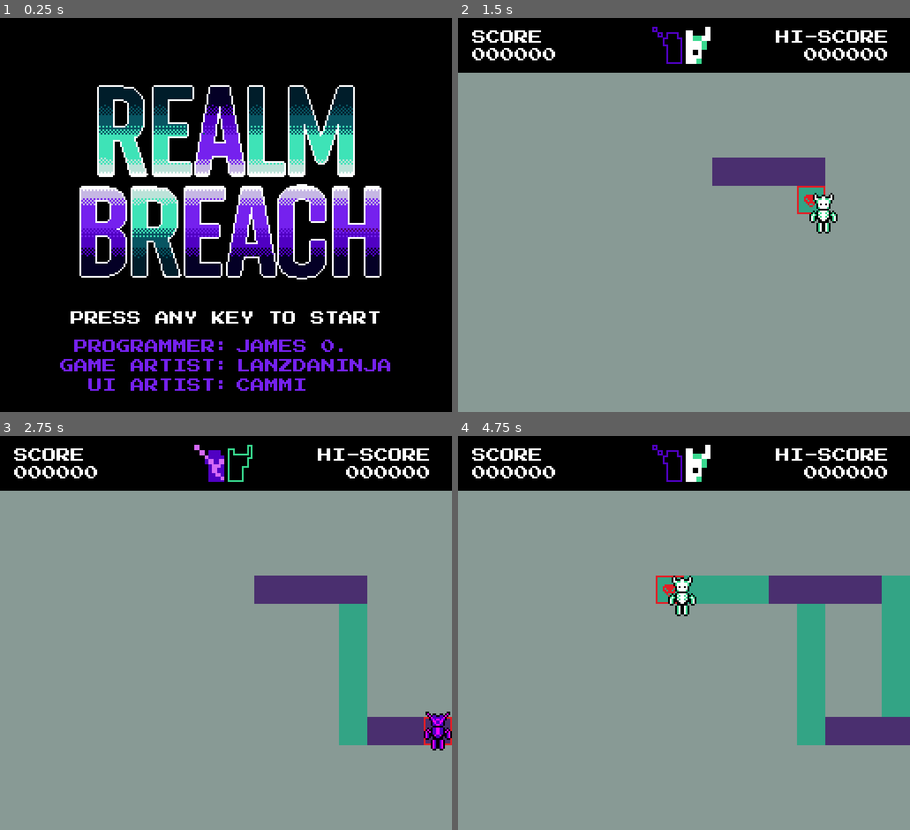
Above: before the commit, frames 1-4 (two rows, left to right).
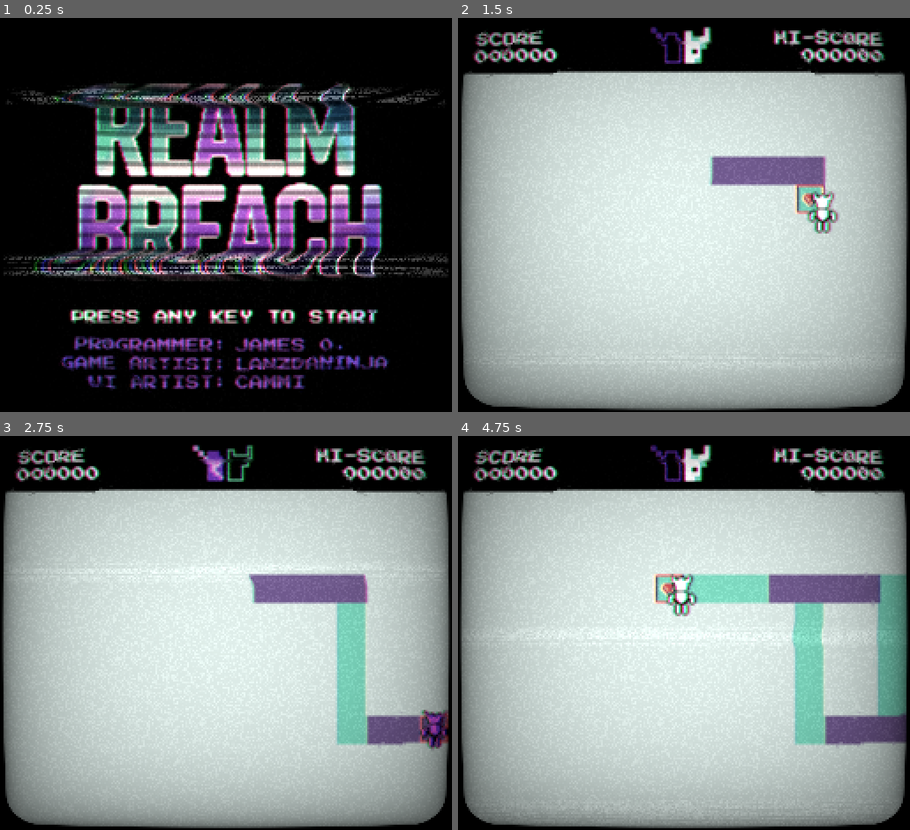
Above: after the commit, the same moments.

Repository: jduhking/replacer
Game: Godot game, scene res://title_screen.tscn
Same seed, same stepped clock (60 frames per second), same inputs: the game is played once before the commit and once after it.
Inputs:
- Up to frame 1 (0.25 s): no input
- Up to frame 2 (1.5 s): tap Enter at 0.5 s; hold Right (ui_right) 0.53-1.28 s; tap X (toggle) at 0.6, 1.35 s; hold Down (ui_down) from 1.28 s (still down)
- Up to frame 3 (2.75 s): release Down (ui_down) at 2.03 s; hold Right (ui_right) from 2.03 s (still down); tap X (toggle) at 2.1 s
- Up to frame 4 (4.75 s): release Right (ui_right) at 2.78 s; hold Up (ui_up) 2.78-3.53 s; tap X (toggle) at 2.85, 3.6, 4.35 s; hold Left (ui_left) from 3.53 s (still down)

The runs differ from the first frame. In frame 1, 31% of the frame differs, in the area x 0-100%, y 16-95%; in frame 2, 78%; in frame 3, 78%; in frame 4, 79%, in the area x 0-100%, y 2-100%.

Commit message:
added crt effect

Diff:
--- a/UI/ui_manager.tscn
+++ b/UI/ui_manager.tscn
@@ -10,7 +10,7 @@
 metadata/_edit_vertical_guides_ = [128.0]
 
 [node name="CanvasLayer" type="CanvasLayer" parent="."]
-layer = 7
+layer = 3
 
 [node name="GameOverLabel" type="Label" parent="CanvasLayer"]
 visible = false
--- a/game.tscn
+++ b/game.tscn
@@ -1,10 +1,11 @@
-[gd_scene load_steps=8 format=4 uid="uid://d4lyudbejw7kj"]
+[gd_scene load_steps=10 format=4 uid="uid://d4lyudbejw7kj"]
 
 [ext_resource type="PackedScene" uid="uid://mwf2y88ejmqg" path="res://player.tscn" id="1_80nbo"]
 [ext_resource type="Script" uid="uid://q600ufaexe26" path="res://game.gd" id="1_feb5d"]
 [ext_resource type="Texture2D" uid="uid://d52ik3w2n21y" path="res://tiles.png" id="2_e2o6t"]
 [ext_resource type="PackedScene" uid="uid://bq774yv1n86s5" path="res://spawner.tscn" id="4_fc0e3"]
 [ext_resource type="Script" uid="uid://8afsmfocieow" path="res://main_camera.gd" id="5_7jktm"]
+[ext_resource type="Shader" uid="uid://t0vbrixogbrx" path="res://crt_shader.gdshader" id="6_ryrav"]
 
 [sub_resource type="TileSetAtlasSource" id="TileSetAtlasSource_feb5d"]
 texture = ExtResource("2_e2o6t")
@@ -251,6 +252,30 @@
 physics_layer_0/collision_layer = 1
 sources/0 = SubResource("TileSetAtlasSource_feb5d")
 
+[sub_resource type="ShaderMaterial" id="ShaderMaterial_eow3j"]
+shader = ExtResource("6_ryrav")
+shader_parameter/overlay = true
+shader_parameter/scanlines_opacity = 0.0
+shader_parameter/scanlines_width = 0.0
+shader_parameter/grille_opacity = 0.0
+shader_parameter/resolution = Vector2(256, 224)
+shader_parameter/pixelate = true
+shader_parameter/roll = true
+shader_parameter/roll_speed = 8.0
+shader_parameter/roll_size = 15.0
+shader_parameter/roll_variation = 1.8
+shader_parameter/distort_intensity = 0.0250000011875
+shader_parameter/noise_opacity = 0.1410000066975
+shader_parameter/noise_speed = 5.0
+shader_parameter/static_noise_intensity = 0.06
+shader_parameter/aberration = 0.03
+shader_parameter/brightness = 1.4
+shader_parameter/discolor = true
+shader_parameter/warp_amount = 0.14400000684
+shader_parameter/clip_warp = false
+shader_parameter/vignette_intensity = 0.4
+shader_parameter/vignette_opacity = 0.5
+
 [node name="Game" type="Node2D"]
 script = ExtResource("1_feb5d")
 
@@ -266,3 +291,13 @@
 [node name="Camera2D" type="Camera2D" parent="."]
 position = Vector2(128, 112)
 script = ExtResource("5_7jktm")
+
+[node name="CanvasLayer" type="CanvasLayer" parent="."]
+layer = 3
+
+[node name="ColorRect" type="ColorRect" parent="CanvasLayer"]
+z_index = 2
+material = SubResource("ShaderMaterial_eow3j")
+offset_right = 256.0
+offset_bottom = 224.0
+color = Color(0, 0, 0, 1)
--- a/title_screen.tscn
+++ b/title_screen.tscn
@@ -1,10 +1,60 @@
-[gd_scene load_steps=4 format=3 uid="uid://egt0i18ft1y4"]
+[gd_scene load_steps=7 format=3 uid="uid://egt0i18ft1y4"]
 
+[ext_resource type="Shader" uid="uid://t0vbrixogbrx" path="res://crt_shader.gdshader" id="1_05l2w"]
 [ext_resource type="Texture2D" uid="uid://cxmcnveyvk7gt" path="res://UI/UI_res/RM-title.png" id="1_ak2if"]
 [ext_resource type="Script" uid="uid://bfx3nb7hp6okn" path="res://title_screen.gd" id="1_ig5kc"]
 [ext_resource type="FontFile" uid="uid://x2wt4saifcs6" path="res://UI/UI_res/PressStart2P-Regular.ttf" id="2_ig5kc"]
 
+[sub_resource type="ShaderMaterial" id="ShaderMaterial_hafda"]
+shader = ExtResource("1_05l2w")
+shader_parameter/overlay = true
+shader_parameter/scanlines_opacity = 0.400000019
+shader_parameter/scanlines_width = 0.250000011875
+shader_parameter/grille_opacity = 0.3
+shader_parameter/resolution = Vector2(640, 360)
+shader_parameter/pixelate = true
+shader_parameter/roll = true
+shader_parameter/roll_speed = 8.0
+shader_parameter/roll_size = 15.0
+shader_parameter/roll_variation = 1.8
+shader_parameter/distort_intensity = 0.050000002375
+shader_parameter/noise_opacity = 0.400000019
+shader_parameter/noise_speed = 5.0
+shader_parameter/static_noise_intensity = 0.06
+shader_parameter/aberration = 0.03
+shader_parameter/brightness = 1.4
+shader_parameter/discolor = true
+shader_parameter/warp_amount = 1.0
+shader_parameter/clip_warp = false
+shader_parameter/vignette_intensity = 0.4
+shader_parameter/vignette_opacity = 0.5
+
+[sub_resource type="ShaderMaterial" id="ShaderMaterial_05l2w"]
+shader = ExtResource("1_05l2w")
+shader_parameter/overlay = true
+shader_parameter/scanlines_opacity = 0.4
+shader_parameter/scanlines_width = 0.25
+shader_parameter/grille_opacity = 0.3
+shader_parameter/resolution = Vector2(256, 224)
+shader_parameter/pixelate = true
+shader_parameter/roll = true
+shader_parameter/roll_speed = 8.0
+shader_parameter/roll_size = 15.0
+shader_parameter/roll_variation = 1.91300008760762
+shader_parameter/distort_intensity = 0.094000004465
+shader_parameter/noise_opacity = 0.4
+shader_parameter/noise_speed = 5.0
+shader_parameter/static_noise_intensity = 0.06
+shader_parameter/aberration = 0.03
+shader_parameter/brightness = 1.4
+shader_parameter/discolor = true
+shader_parameter/warp_amount = 0.22400001064
+shader_parameter/clip_warp = false
+shader_parameter/vignette_intensity = 0.4
+shader_parameter/vignette_opacity = 0.5
+
 [node name="TitleScreen" type="Control"]
+material = SubResource("ShaderMaterial_hafda")
 layout_mode = 3
 anchors_preset = 15
 anchor_right = 1.0
@@ -21,6 +71,7 @@
 color = Color(0, 0, 0, 1)
 
 [node name="VBoxContainer" type="VBoxContainer" parent="ColorRect"]
+use_parent_material = true
 layout_mode = 1
 anchors_preset = 8
 anchor_left = 0.5
@@ -36,16 +87,19 @@
 theme_override_constants/separation = 8
 
 [node name="Title" type="TextureRect" parent="ColorRect/VBoxContainer"]
+use_parent_material = true
 layout_mode = 2
 size_flags_horizontal = 4
 size_flags_vertical = 0
 texture = ExtResource("1_ak2if")
 
 [node name="MarginContainer" type="MarginContainer" parent="ColorRect/VBoxContainer"]
+use_parent_material = true
 layout_mode = 2
 theme_override_constants/margin_top = 0
 
 [node name="startText" type="Label" parent="ColorRect/VBoxContainer"]
+use_parent_material = true
 layout_mode = 2
 size_flags_horizontal = 4
 size_flags_vertical = 8
@@ -87,4 +141,11 @@
 CAMMI"
 vertical_alignment = 2
 
+[node name="ColorRect" type="ColorRect" parent="ColorRect"]
+material = SubResource("ShaderMaterial_05l2w")
+layout_mode = 0
+offset_right = 256.0
+offset_bottom = 256.0
+color = Color(0, 0, 0, 1)
+
 [connection signal="timeout" from="ColorRect/VBoxContainer/startText/Timer" to="." method="_on_timer_timeout"]
--- a/ui_manager.tscn
+++ b/ui_manager.tscn
@@ -1,59 +1,28 @@
-[gd_scene load_steps=5 format=3 uid="uid://hh7dlryhrm63"]
-
-[ext_resource type="Script" path="res://ui_manager.gd" id="1_1r2qi"]
-[ext_resource type="Shader" uid="uid://t0vbrixogbrx" path="res://crt_shader.gdshader" id="1_quu8p"]
-[ext_resource type="FontFile" path="res://PressStart2P-Regular.ttf" id="2_quu8p"]
-
-[sub_resource type="ShaderMaterial" id="ShaderMaterial_quu8p"]
-shader = ExtResource("1_quu8p")
-shader_parameter/overlay = false
-shader_parameter/scanlines_opacity = 0.4
-shader_parameter/scanlines_width = 0.25
-shader_parameter/grille_opacity = 0.3
-shader_parameter/resolution = Vector2(640, 480)
-shader_parameter/pixelate = true
-shader_parameter/roll = true
-shader_parameter/roll_speed = 8.0
-shader_parameter/roll_size = 15.0
-shader_parameter/roll_variation = 1.8
-shader_parameter/distort_intensity = 0.05
-shader_parameter/noise_opacity = 0.4
-shader_parameter/noise_speed = 5.0
-shader_parameter/static_noise_intensity = 0.06
-shader_parameter/aberration = 0.03
-shader_parameter/brightness = 1.4
-shader_parameter/discolor = true
-shader_parameter/warp_amount = 1.0
-shader_parameter/clip_warp = false
-shader_parameter/vignette_intensity = 0.4
-shader_parameter/vignette_opacity = 0.5
+[gd_scene format=3 uid="uid://hh7dlryhrm63"]
 
 [node name="UIManager" type="Node2D"]
-script = ExtResource("1_1r2qi")
 
 [node name="CanvasLayer" type="CanvasLayer" parent="."]
 layer = 7
 
-[node name="CRT_EFFECT" type="Node2D" parent="CanvasLayer"]
-material = SubResource("ShaderMaterial_quu8p")
-
-[node name="GameOverLabel" type="Label" parent="CanvasLayer/CRT_EFFECT"]
+[node name="GameOverLabel" type="Label" parent="CanvasLayer"]
 visible = false
-use_parent_material = true
 anchors_preset = 15
 anchor_right = 1.0
 anchor_bottom = 1.0
+offset_left = -23.0
+offset_top = -6.0
+offset_right = -23.0
+offset_bottom = -6.0
 grow_horizontal = 2
 grow_vertical = 2
-theme_override_fonts/font = ExtResource("2_quu8p")
 theme_override_font_sizes/font_size = 8
 text = "GAME OVER"
 horizontal_alignment = 1
 vertical_alignment = 1
 
-[node name="GameOverRect" type="ColorRect" parent="CanvasLayer/CRT_EFFECT/GameOverLabel"]
+[node name="GameOverRect" type="ColorRect" parent="CanvasLayer/GameOverLabel"]
 z_index = -1
-use_parent_material = true
 layout_mode = 1
 anchors_preset = 8
 anchor_left = 0.5
@@ -68,63 +37,53 @@
 grow_vertical = 2
 color = Color(0, 0, 0, 1)
 
-[node name="topBar" type="HBoxContainer" parent="CanvasLayer/CRT_EFFECT"]
+[node name="topBar" type="HBoxContainer" parent="CanvasLayer"]
 visible = false
-use_parent_material = true
 offset_right = 256.0
 offset_bottom = 32.0
 
-[node name="ColorRect" type="ColorRect" parent="CanvasLayer/CRT_EFFECT/topBar"]
-use_parent_material = true
+[node name="ColorRect" type="ColorRect" parent="CanvasLayer/topBar"]
 layout_mode = 2
 size_flags_horizontal = 3
 color = Color(0, 0, 0, 1)
 
-[node name="ScoreText" type="Label" parent="CanvasLayer/CRT_EFFECT/topBar/ColorRect"]
-use_parent_material = true
+[node name="ScoreText" type="Label" parent="CanvasLayer/topBar/ColorRect"]
 layout_mode = 0
 offset_left = 8.0
 offset_top = 8.0
 offset_right = 112.0
 offset_bottom = 16.0
 theme_override_constants/shadow_outline_size = 0
-theme_override_fonts/font = ExtResource("2_quu8p")
 theme_override_font_sizes/font_size = 8
 text = "SCORE"
 
-[node name="HiScoreText" type="Label" parent="CanvasLayer/CRT_EFFECT/topBar/ColorRect/ScoreText"]
-use_parent_material = true
+[node name="HiScoreText" type="Label" parent="CanvasLayer/topBar/ColorRect/ScoreText"]
 layout_mode = 0
 offset_left = 132.0
 offset_right = 236.0
 offset_bottom = 8.0
 theme_override_constants/shadow_outline_size = 0
-theme_override_fonts/font = ExtResource("2_quu8p")
 theme_override_font_sizes/font_size = 8
 text = "HI-SCORE"
 horizontal_alignment = 2
 
-[node name="HiScoreNumber" type="Label" parent="CanvasLayer/CRT_EFFECT/topBar/ColorRect/ScoreText"]
-use_parent_material = true
+[node name="HiScoreNumber" type="Label" parent="CanvasLayer/topBar/ColorRect/ScoreText"]
 layout_mode = 0
 offset_left = 177.0
 offset_top = 10.0
 offset_right = 236.0
 offset_bottom = 18.0
 theme_override_constants/shadow_outline_size = 0
-theme_override_fonts/font = ExtResource("2_quu8p")
 theme_override_font_sizes/font_size = 8
 text = "000000"
 horizontal_alignment = 2
 
-[node name="ScoreNumber" type="Label" parent="CanvasLayer/CRT_EFFECT/topBar/ColorRect"]
-use_parent_material = true
+[node name="ScoreNumber" type="Label" parent="CanvasLayer/topBar/ColorRect"]
 layout_mode = 0
 offset_left = 8.0
 offset_top = 18.0
 offset_right = 112.0
 offset_bottom = 26.0
 theme_override_constants/shadow_outline_size = 0
-theme_override_fonts/font = ExtResource("2_quu8p")
 theme_override_font_sizes/font_size = 8
 text = "000000 "
Not shown, changed: .DS_Store
